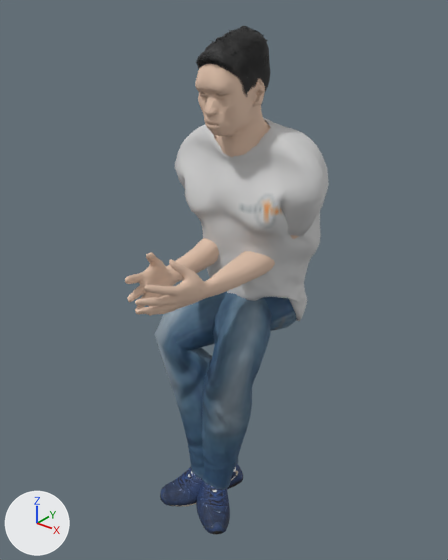
The glTF model assets/people/person_03.glb as it was, and as the next commit left it.
Camera for both pictures: a 50 mm camera at (0.989, -1.398, 1.798) aimed at (-0.004, -0.157, 1.029). The lights are fixed; the arrows at lower left show +X, +Y and +Z. The older version comes first. Vertices at exactly the same position are counted once.

Objects in the first picture: 'Human', 'Human.male_casualsuit06', 'Human.shoes06', 'Human.short01'.
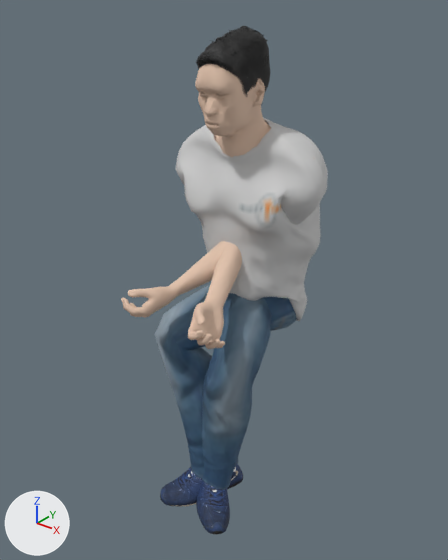
Pixel boxes [x1, y1, x2, y2] of what changed, in the pictures (448 x 560 px; the box of a moved part takes in the faces that stretch with it):
'Human.male_casualsuit06', reshaped
    before: [155, 117, 329, 490]
    after: [155, 117, 328, 490]
'Human', reshaped
    before: [125, 64, 299, 316]
    after: [121, 64, 315, 349]
part 1 of me_base, rebuilt
    before: [125, 238, 219, 316]
    after: [188, 243, 242, 349]
part 2 of me_base, rebuilt
    before: [135, 235, 299, 315]
    after: [121, 241, 228, 318]
part 3 of me_male_casualsuit06, moved or reshaped
    before: [175, 122, 329, 244]
    after: [176, 122, 328, 244]

Patch to the scene script:
```diff
--- a/assets/people/person_03.glb.py
+++ b/assets/people/person_03.glb.py
@@ me_base @@
 # used by ob_human; location = (0.0, 0.0, 0.0)
-me_base.from_pydata(...)  # 3966 vertices, 7764 faces; spans x -0.217..0.217, y -0.513..0.013, z 0.453..1.671
+me_base.from_pydata(...)  # 3966 vertices, 7764 faces; spans x -0.207..0.207, y -0.43..0.012, z 0.453..1.671
+# me_base part 1: the loose piece of 927 vertices spanning x -0.217..0.008, y -0.513..0.013, z 1.046..1.291 is rebuilt with 937 vertices and now spans x -0.201..0.171, y -0.43..0.012, z 0.959..1.305
+# me_base part 2: the loose piece of 919 vertices spanning x -0.008..0.217, y -0.513..0.013, z 1.046..1.291 is rebuilt with 945 vertices and now spans x -0.171..0.201, y -0.43..0.012, z 0.959..1.305
+# other edits to the shape of me_base do not show in these pictures
 me_base.materials.append(mat_skin)
@@ me_male_casualsuit06 @@
 # used by ob_human_male_casualsuit06; location = (0.0, 0.0, 0.0)
-me_male_casualsuit06.from_pydata(...)  # 3708 vertices, 7168 faces; spans x -0.247..0.245, y -0.313..0.145, z 0.359..1.47
+me_male_casualsuit06.from_pydata(...)  # 3708 vertices, 7168 faces; spans x -0.244..0.24, y -0.313..0.145, z 0.359..1.47
+# me_male_casualsuit06 part 3: 1265 of 3708 vertices moved; they spanned x -0.247..0.245, y -0.166..0.103, z 1.158..1.46 and now span x -0.244..0.24, y -0.166..0.103, z 1.169..1.46; mean shift (0.001, -0.001, 0.005); largest move (-0.087, -0.077, 1.199) -> (-0.06, -0.085, 1.233)
 me_male_casualsuit06.materials.append(mat_human_male_casualsuit06)
```
